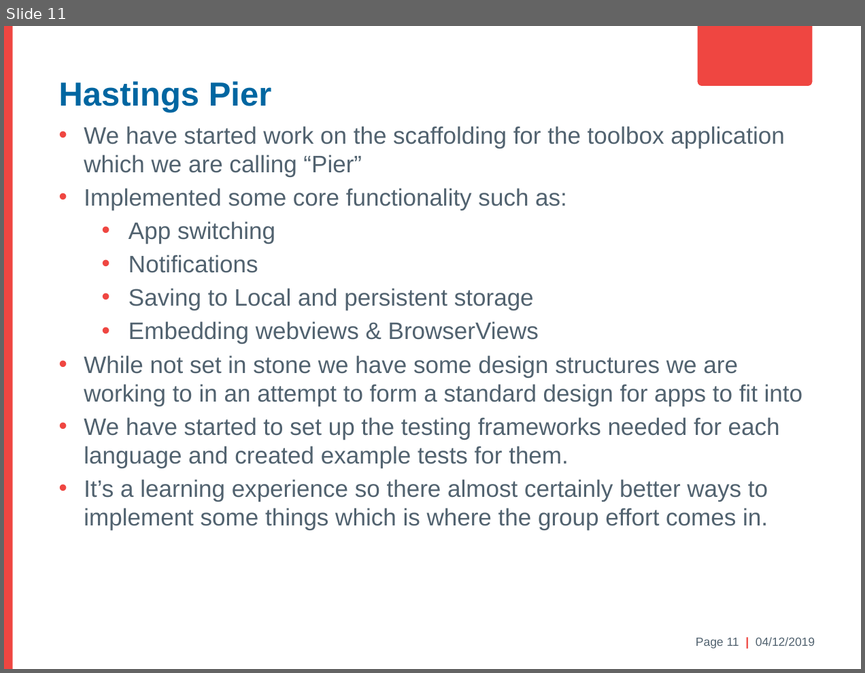
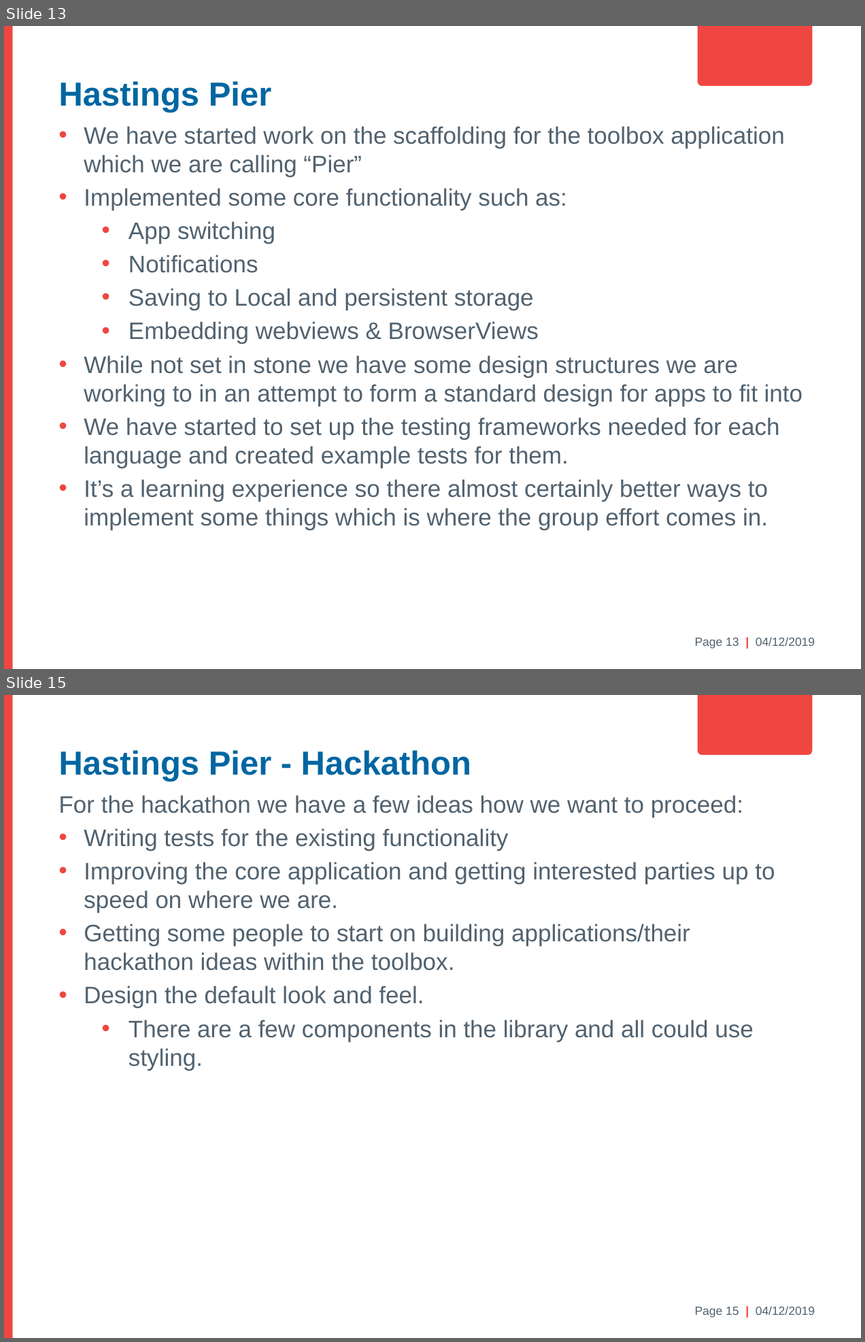
Before and after one commit to antonmaeso/HastingsPier, a slide deck: Electron Brownbag.pptx. Shown one above the other, each under a label of ours: slide 11 before the commit, slides 13 and 15 after it; the slides between them are not shown. The pictures are 865x673 and 865x1342 pixels, drawn with LibreOffice and Linux fonts; fonts in the diff are those of the drawing; background and template pictures are left out. Boxes give left, top, right and bottom in pixels: in the first picture for what was removed or moved away, otherwise in the second. Text is boxed around its words. In the diff, an @@ line names an element or a change of style, - is before the commit and + after.

```diff
--- a/Electron Brownbag.pptx
+++ b/Electron Brownbag.pptx
@@ slide 15 added at [4,695,861,1338], background #FFFFFF; not listed: 6 template elements that a slide beside it also shows @@
@@ text added at [59,750,471,781], 28 pt, text #0066A1, bold @@
+Hastings Pier - Hackathon
@@ text added at [59,795,774,1070], 20 pt, text #51626F @@
+For the hackathon we have a few ideas how we want to proceed:
+• Writing tests for the existing functionality
+• Improving the core application and getting interested parties up to speed on where we are.
+• Getting some people to start on building applications/their hackathon ideas within the toolbox.
+• Design the default look and feel.
+  • There are a few components in the library and all could use styling.
@@ what was slide 11 is now slide 13 @@
@@ text at [695,637,815,648]: text changed @@
-Page 11 | 04/12/2019
+Page 13 | 04/12/2019
```
Also in this commit, not shown: 5 slides changed, 3 other slides added, 1 slide removed, 1 other file.
